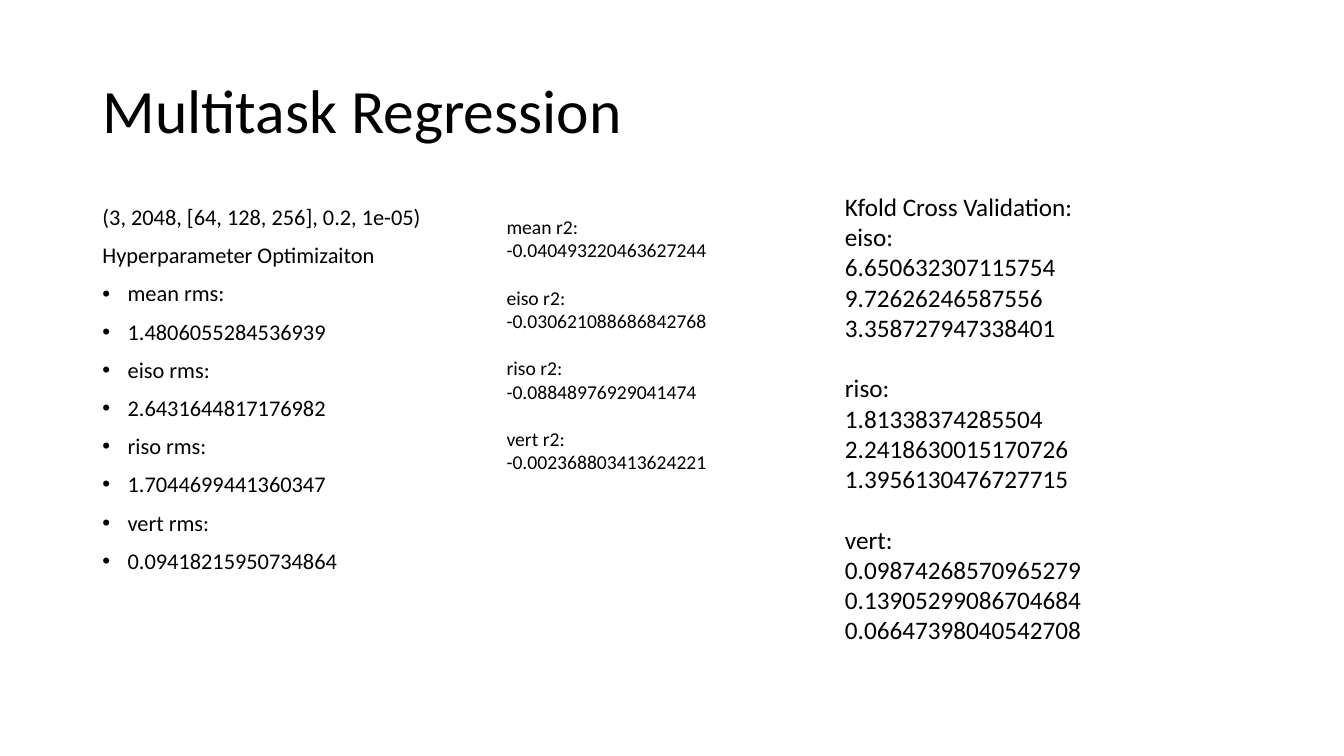
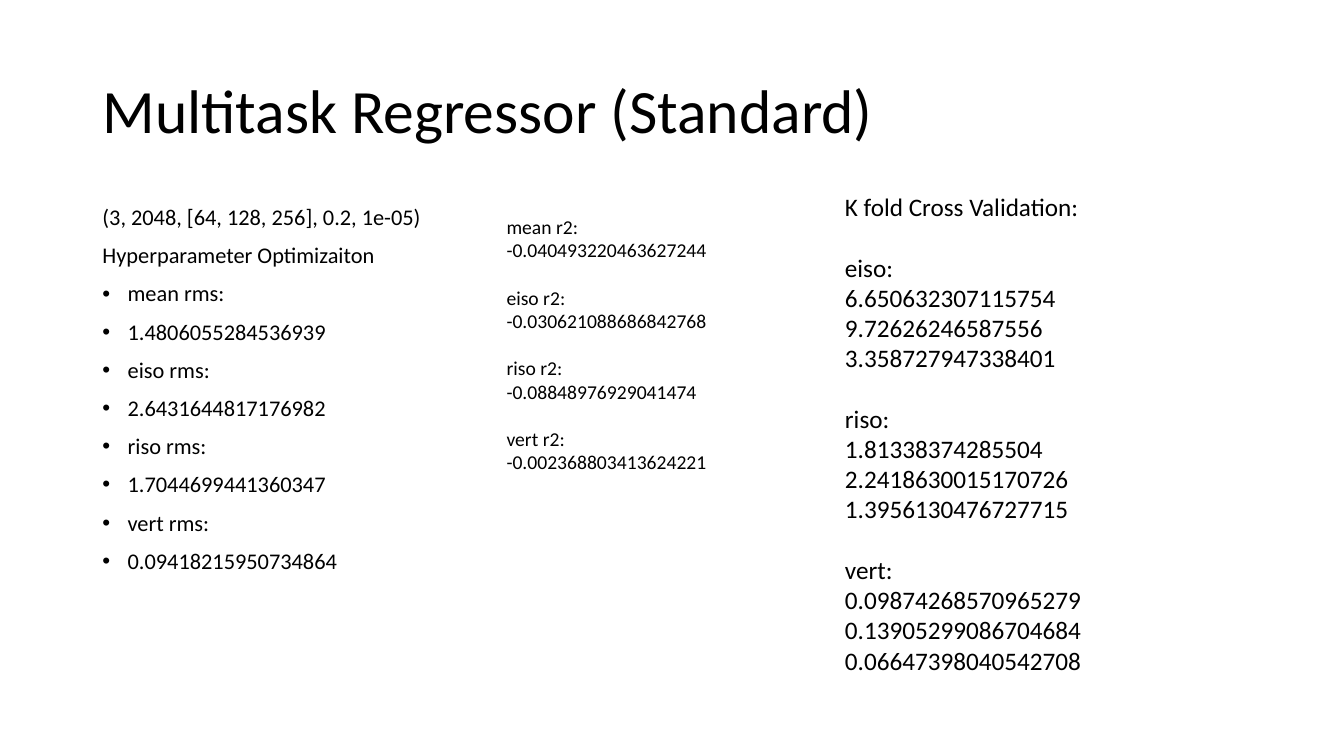
Before and after one commit to Ian-McCleary/chem-ml-research, a slide deck: slide 3 of statsreport.pptx. Drawn at 1344x756 pixels with LibreOffice and Linux fonts; fonts in the diff are those of the drawing. Boxes give left, top, right and bottom in pixels: in the first picture for what was removed or moved away, otherwise in the second. Text is boxed around its words. In the diff, an @@ line names an element or a change of style, - is before the commit and + after.

```diff
--- a/statsreport.pptx
+++ b/statsreport.pptx
@@ title at box(102, 88, 873, 144): text changed @@
-Multitask Regression
+Multitask Regressor (Standard)
@@ text at box(845, 198, 1078, 217): spaces changed @@
-Kfold Cross Validation:
+K fold Cross Validation:
```
Also in this commit, not shown: 3 other slides changed, 4 slides added, 1 slide removed, 6 other files.
